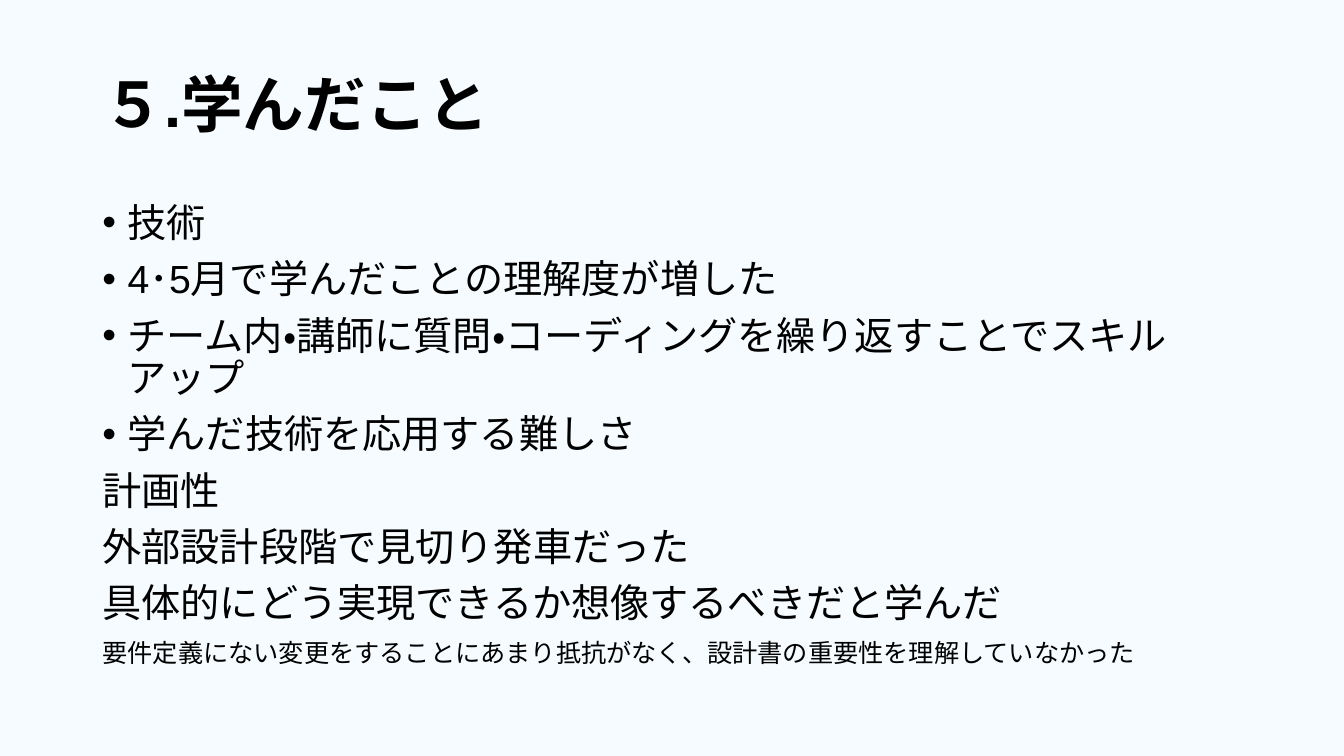
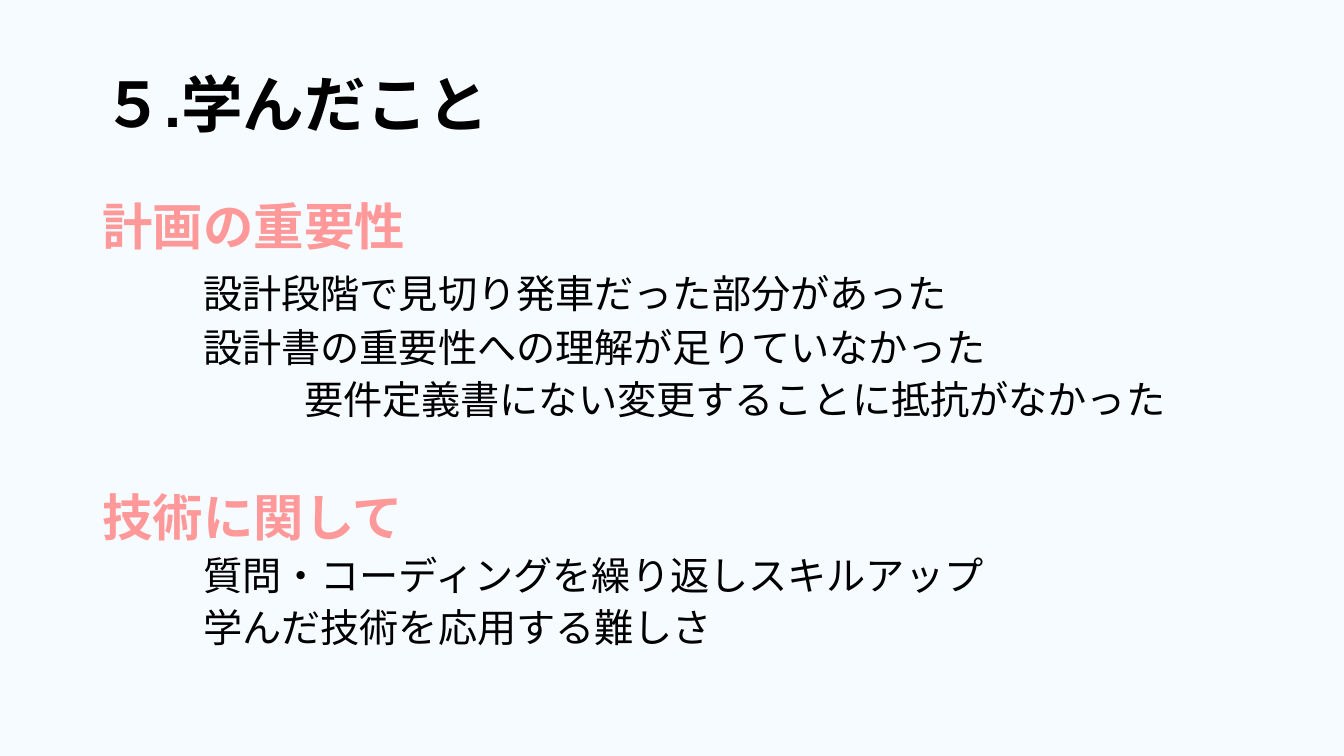
Before and after one commit to dojo2023/E-4, a slide deck: slide 22 of 共有用フォルダー/成果発表.pptx (slide 23 before the commit). Drawn at 1344x756 pixels with LibreOffice and Linux fonts; fonts in the diff are those of the drawing. Boxes give left, top, right and bottom in pixels: in the first picture for what was removed or moved away, otherwise in the second. Text is boxed around its words. In the diff, an @@ line names an element or a change of style, - is before the commit and + after.

```diff
--- a/共有用フォルダー/成果発表.pptx
+++ b/共有用フォルダー/成果発表.pptx
@@ text at <box>102,202,1165,594</box>: text changed; font Arial to Noto Sans CJK JP @@
-• 技術
-• 4･5月で学んだことの理解度が増した
-• チーム内・講師に質問・コーディングを繰り返すことでスキルアップ
+計画の重要性
+設計段階で見切り発車だった部分があった
+設計書の重要性への理解が足りていなかった
+要件定義書にない変更することに抵抗がなかった
+技術に関して
+質問・コーディングを繰り返しスキルアップ
@@ text at <box>102,472,1134,664</box>: paragraphs removed @@
-計画性
-外部設計段階で見切り発車だった
-具体的にどう実現できるか想像するべきだと学んだ
-要件定義にない変更をすることにあまり抵抗がなく、設計書の重要性を理解していなかった
@@ text at <box>203,609,712,646</box>: font Arial to Noto Sans CJK JP in "学んだ技術を応用する難しさ"; bullet • to none; line spacing 0.9 to 0.8 @@
```
Also in this commit, not shown: 6 other slides changed, 1 slide removed.
